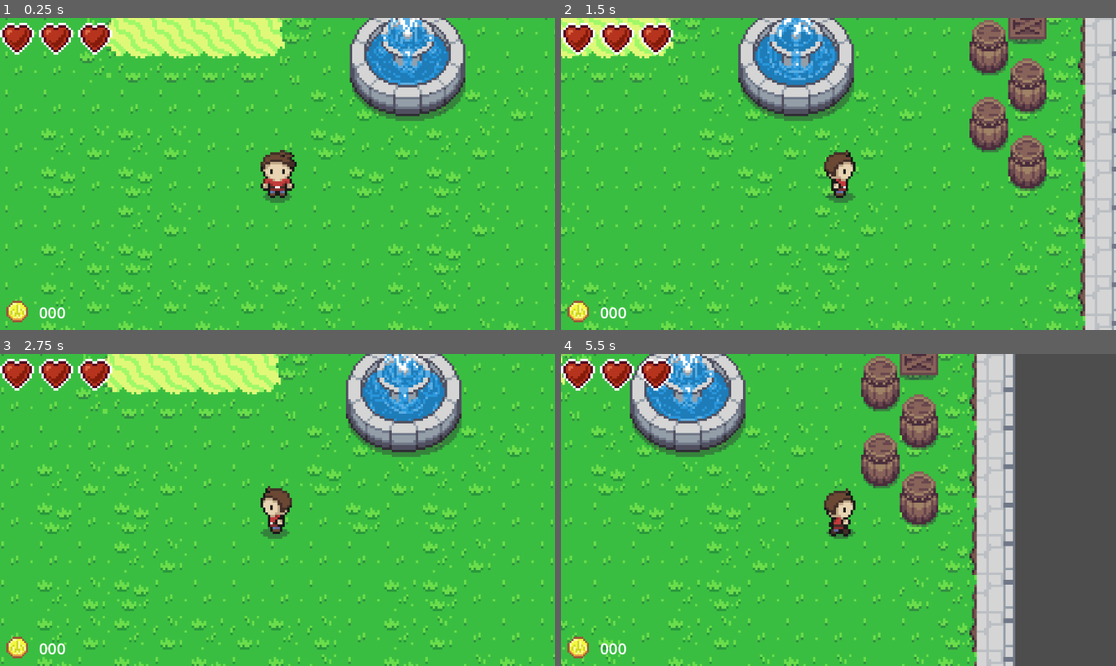
Above: before the commit, frames 1-4 (two rows, left to right).
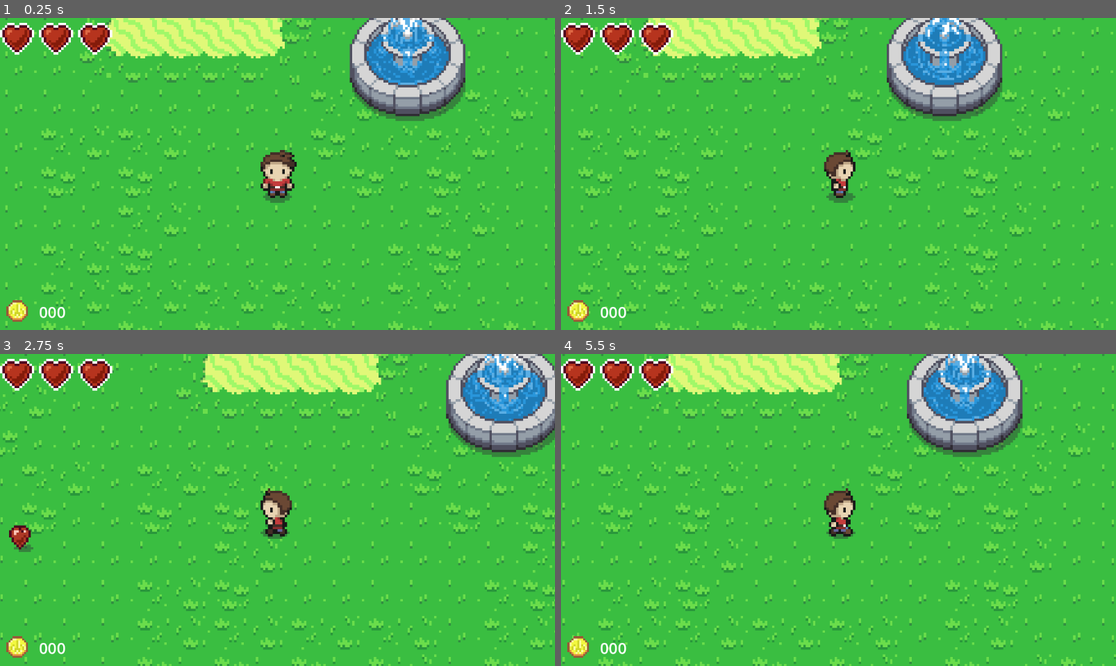
Above: after the commit, the same moments.

Repository: danielathome19/Game-Design-I
Game: Godot game, scene res://td_world_1.tscn
Same seed, same stepped clock (60 frames per second), same inputs: the game is played once before the commit and once after it. The project has no main scene, so this scene is started directly.
Inputs (mouse positions are in pixels of both pictures, inside the frame that each line leads up to):
- Up to frame 1 (0.25 s): no input
- Up to frame 2 (1.5 s): tap Enter (ui_accept) at 0.5, 0.6, 0.77, 1.07 s; move the mouse to (960, 158) at 0.52 s; hold Right (ui_right) 0.53-1.25 s; click (960, 158) at 0.67 s; drag from (727, 189) to (810, 236) at 1.27 s
- Up to frame 3 (2.75 s): move the mouse to (333, 441) at 2.02 s; hold Left (ui_left) from 2.03 s (still down); tap Enter (ui_accept) at 2.1 s
- Up to frame 4 (5.5 s): release Left (ui_left) at 2.75 s; drag from (810, 572) to (672, 463) at 2.77 s; move the mouse to (1005, 556) at 3.52 s; hold Right (ui_right) 3.53-4.25 s; tap Enter (ui_accept) at 3.6, 3.77, 4.07, 5.1 s; drag from (672, 463) to (755, 432) at 4.27 s; move the mouse to (866, 510) at 5.02 s; hold Right (ui_right) from 5.03 s (still down); click (866, 510) at 5.17 s

The runs differ from the first frame. In frame 1, 0.1% of the frame differs, in the area x 1-12%, y 90-98%; in frame 2, 36%; in frame 3, 30%; in frame 4, 49%, in the area x 0-100%, y 0-100%.

Commit message:
Update 3/27

Diff:
--- a/player_hud.tscn
+++ b/player_hud.tscn
@@ -25,10 +25,12 @@
 
 [node name="Money" type="Control" parent="."]
 layout_mode = 3
-anchors_preset = 0
-offset_top = 550.0
+anchors_preset = 2
+anchor_top = 1.0
+anchor_bottom = 1.0
+offset_top = -99.0
 offset_right = 423.0
-offset_bottom = 649.0
+grow_vertical = 0
 
 [node name="Icon" type="Sprite2D" parent="Money"]
 position = Vector2(38, 62)
--- a/td_player.gd
+++ b/td_player.gd
@@ -15,11 +15,36 @@
 
 var inertia = Vector2()
 var look_direction = Vector2.DOWN  # (0, 1)
+var attack_direction = Vector2.DOWN
+var animation_lock = 0.0  # Lock player while playing attack animation
+var damage_lock = 0.0
+var charge_time = 2.5
+var charge_start_time = 0.0
 
+var slash_scene = preload("res://entities/attacks/slash.tscn")
 var menu_scene = preload("res://my_gui.tscn")
 var menu_instance = null
 
 @onready var p_HUD = get_tree().get_first_node_in_group("HUD")
+
+func get_direction_name():
+	return ["right", "down", "left", "up"][
+		int(round(look_direction.angle() * 2 / PI)) % 4
+	]
+
+func attack():
+	data.state = STATES.ATTACKING
+	var dir_name = get_direction_name()
+	if dir_name == "left":
+		$AnimatedSprite2D.flip_h = 0
+	$AnimatedSprite2D.play("swipe_" + dir_name)
+	attack_direction = look_direction
+	var slash = slash_scene.instantiate()
+	slash.position = attack_direction * 20.0
+	slash.rotation = Vector2().angle_to_point(-attack_direction)
+	add_child(slash)
+	animation_lock = 0.2
+
 
 func pickup_money(value):
 	data.money += value
@@ -35,21 +60,33 @@
 	menu_instance.hide()
 
 func _physics_process(delta):
-	var direction = Vector2(
-		Input.get_axis("ui_left", "ui_right"),
-		Input.get_axis("ui_up", "ui_down")
-	)
-	update_animation(direction)
-	if direction.length() > 0:
-		look_direction = direction
-		# Scale to 1 to prevent speed boost from diagonals
-		direction = direction.normalized()
-		velocity = direction * SPEED
-	else:
-		velocity = velocity.move_toward(Vector2(), SPEED)
-	velocity += inertia
-	move_and_slide()
-	inertia = inertia.move_toward(Vector2(), delta * 1000.0)
+	animation_lock = max(animation_lock-delta, 0.0)
+	damage_lock = max(damage_lock-delta, 0.0)
+
+	if animation_lock == 0.0 and data.state != STATES.DEAD:
+		if data.state != STATES.CHARGING:
+			data.state = STATES.IDLE
+
+		var direction = Vector2(
+			Input.get_axis("ui_left", "ui_right"),
+			Input.get_axis("ui_up", "ui_down")
+		)
+		update_animation(direction)
+		if direction.length() > 0:
+			look_direction = direction
+			# Scale to 1 to prevent speed boost from diagonals
+			direction = direction.normalized()
+			velocity = direction * SPEED
+		else:
+			velocity = velocity.move_toward(Vector2(), SPEED)
+		velocity += inertia
+		move_and_slide()
+		inertia = inertia.move_toward(Vector2(), delta * 1000.0)
+
+	if data.state != STATES.DEAD:
+		if Input.is_action_just_pressed("ui_accept"):
+			attack()
+			# TODO: charge timer/state
 
 	if Input.is_action_just_pressed("ui_cancel"):
 		menu_instance.show()
